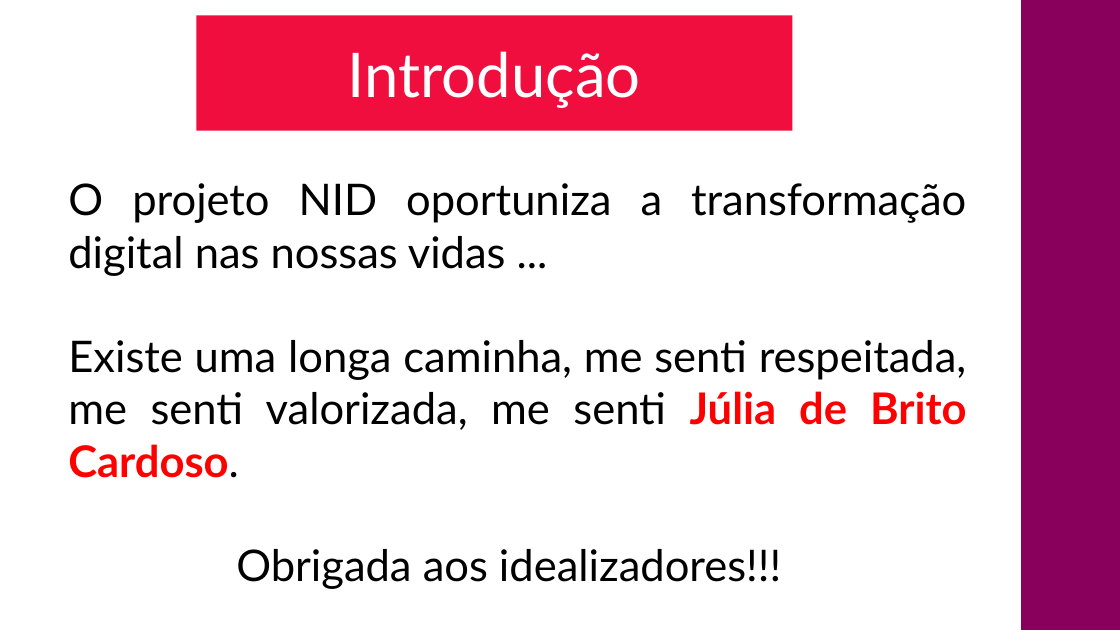
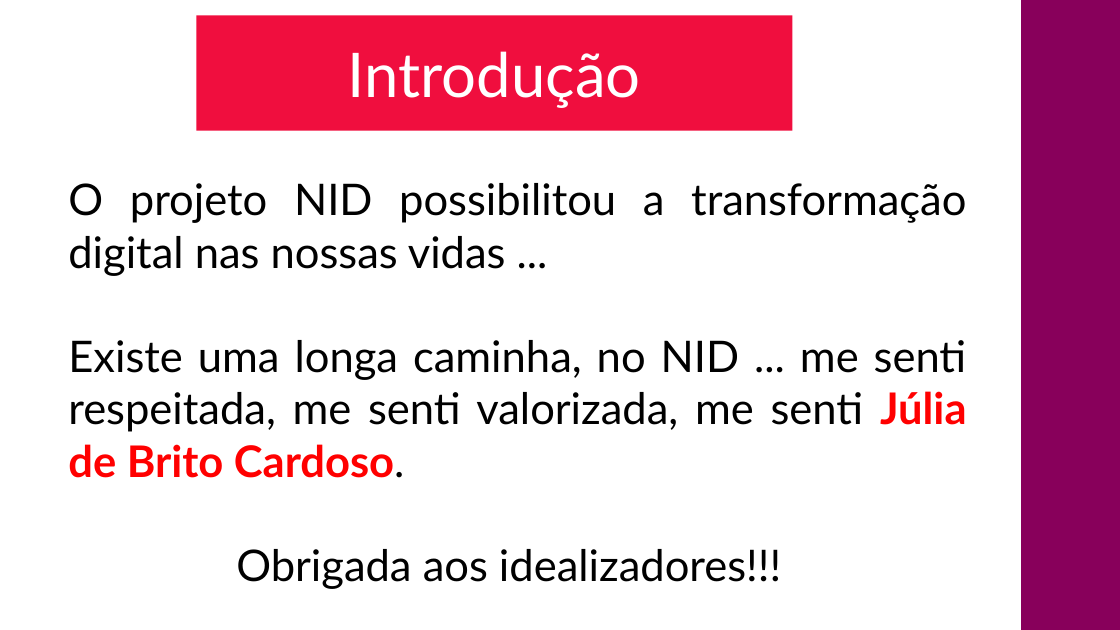
Before and after one commit to CloudEducationBrazil/nidyduqswyden, a slide deck: slide 3 of PPT Seminário NID Yduqs Wyden UniRuy 2023_2.pptx. Drawn at 1120x630 pixels with LibreOffice and Linux fonts; fonts in the diff are those of the drawing; background and template pictures are left out. Boxes give left, top, right and bottom in pixels: in the first picture for what was removed or moved away, otherwise in the second. Text is boxed around its words. In the diff, an @@ line names an element or a change of style, - is before the commit and + after.

Commit message:
NID ... 29112023

```diff
--- a/PPT Seminário NID Yduqs Wyden UniRuy 2023_2.pptx
+++ b/PPT Seminário NID Yduqs Wyden UniRuy 2023_2.pptx
@@ text at (x1=68, y1=183, x2=967, y2=478): text changed @@
-O projeto NID oportuniza a transformação digital nas nossas vidas ...
-Existe uma longa caminha, me senti respeitada, me senti valorizada, me senti Júlia de Brito Cardoso.
+O projeto NID possibilitou a transformação digital nas nossas vidas ...
+Existe uma longa caminha, no NID ... me senti respeitada, me senti valorizada, me senti Júlia de Brito Cardoso.
```
Also in this commit, not shown: 5 other slides changed.
